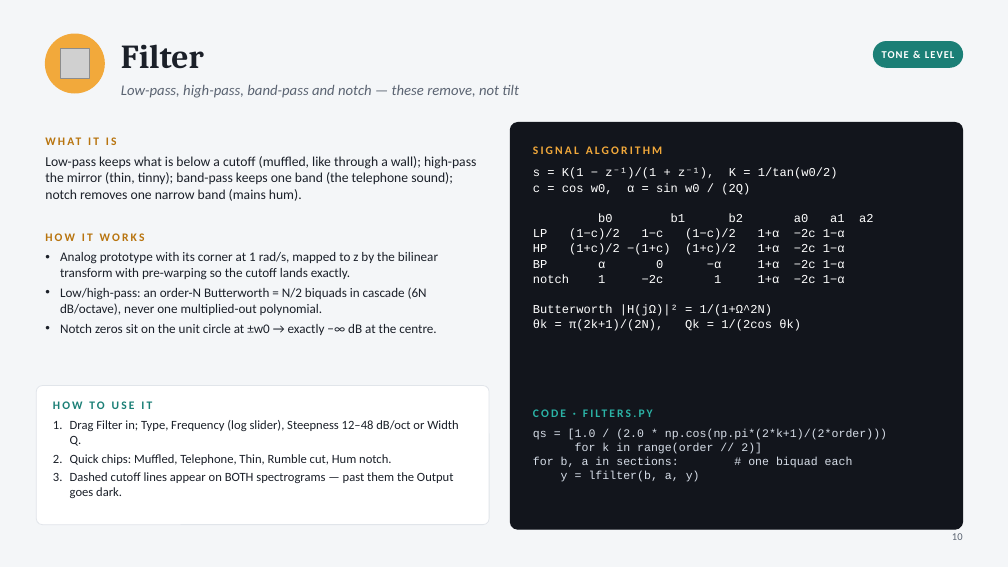
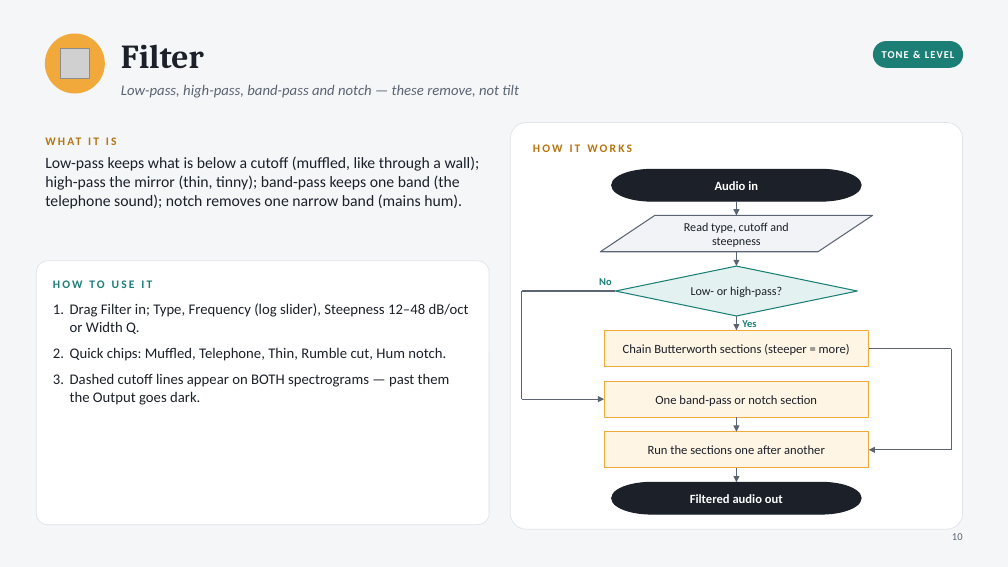
Before and after one commit to Nafis37/Audio_Chef, a slide deck: slide 10 of Audio_Chef.pptx. Drawn at 1008x567 pixels with LibreOffice and Linux fonts; fonts in the diff are those of the drawing; grey boxes stand for pictures. Boxes give left, top, right and bottom in pixels: in the first picture for what was removed or moved away, otherwise in the second. Text is boxed around its words. In the diff, an @@ line names an element or a change of style, - is before the commit and + after.

```diff
--- a/Audio_Chef.pptx
+++ b/Audio_Chef.pptx
@@ rounded rectangle at (x1=510, y1=123, x2=963, y2=529): fill #12151C to #FFFFFF; outline #12151C 1 pt to #E1E5EA 0.75 pt; proportions changed @@
@@ text "HOW IT WORKS" moved from (x1=45, y1=233, x2=145, y2=241) to (x1=533, y1=144, x2=632, y2=152) @@
@@ text removed at (x1=533, y1=146, x2=662, y2=154) @@
-SIGNAL ALGORITHM
@@ text "Low-pass keeps what is below ..." at (x1=45, y1=156, x2=480, y2=209): size 13 to 15 pt @@
@@ text removed at (x1=533, y1=168, x2=845, y2=331) @@
-s = K(1 − z⁻¹)/(1 + z⁻¹), K = 1/tan(w0/2)
-c = cos w0, α = sin w0 / (2Q)
-b0 b1 b2 a0 a1 a2
-LP (1−c)/2 1−c (1−c)/2 1+α −2c 1−α
-HP (1+c)/2 −(1+c) (1+c)/2 1+α −2c 1−α
-BP α 0 −α 1+α −2c 1−α
-notch 1 −2c 1 1+α −2c 1−α
-Butterworth |H(jΩ)|² = 1/(1+Ω^2N)
-θk = π(2k+1)/(2N), Qk = 1/(2cos θk)
@@ pill shape added at (x1=612, y1=169, x2=861, y2=201), fill #1B2029, outline #1B2029 1 pt, 12 pt, text #FFFFFF, bold @@
+Audio in
@@ arrow added from (737, 201) to (737, 216), #5B6472 1.25 pt @@
@@ flow chart input output added at (x1=600, y1=216, x2=873, y2=252), fill #F1F3F6, outline #5B6472 1 pt, 11.5 pt, text #1B2029 @@
+Read type, cutoff and steepness
@@ rounded rectangle resized from (x1=36, y1=386, x2=489, y2=525) to (x1=36, y1=261, x2=489, y2=525) @@
@@ text removed at (x1=60, y1=252, x2=438, y2=335) @@
-• Analog prototype with its corner at 1 rad/s, mapped to z by the bilinear transform with pre-warping so the cutoff lands exactly.
-• Low/high-pass: an order-N Butterworth = N/2 biquads in cascade (6N dB/octave), never one multiplied-out polynomial.
-• Notch zeros sit on the unit circle at ±w0 → exactly −∞ dB at the centre.
@@ diamond added at (x1=616, y1=266, x2=858, y2=316), fill #E3F2F0, outline #1B7F76 1 pt, 11.5 pt, text #1B2029 @@
+Low- or high-pass?
@@ arrow added from (737, 252) to (737, 266), #5B6472 1.25 pt @@
@@ text "HOW TO USE IT" moved from (x1=53, y1=401, x2=152, y2=409) to (x1=53, y1=280, x2=152, y2=288) @@
@@ line added from (616, 291) to (522, 291), #5B6472 1.25 pt @@
@@ line added from (522, 291) to (522, 399), #5B6472 1.25 pt @@
@@ text added at (x1=599, y1=278, x2=612, y2=285), 10 pt, text #1B7F76, bold @@
+No
@@ text "Drag Filter in; Type, Frequency ..." moved from (x1=70, y1=420, x2=458, y2=498) to (x1=70, y1=303, x2=469, y2=405) @@
@@ text "Drag Filter in; Type, Frequency ..." at (x1=70, y1=303, x2=469, y2=405): size 12 to 14 pt; more space between paragraphs @@
@@ arrow added from (737, 316) to (737, 330), #5B6472 1.25 pt @@
@@ text added at (x1=742, y1=320, x2=756, y2=327), 10 pt, text #1B7F76, bold @@
+Yes
@@ rectangle added at (x1=604, y1=330, x2=869, y2=367), fill #FFF5E4, outline #F2A93B 1 pt, 12 pt, text #1B2029 @@
+Chain Butterworth sections (steeper = more)
@@ line added from (869, 349) to (951, 349), #5B6472 1.25 pt @@
@@ line added from (951, 349) to (951, 450), #5B6472 1.25 pt @@
@@ rectangle added at (x1=604, y1=381, x2=869, y2=417), fill #FFF5E4, outline #F2A93B 1 pt, 12 pt, text #1B2029 @@
+One band-pass or notch section
@@ arrow added from (522, 399) to (604, 399), #5B6472 1.25 pt @@
@@ text removed at (x1=533, y1=402, x2=940, y2=423) @@
-CODE · FILTERS.PY
@@ arrow added from (737, 417) to (737, 432), #5B6472 1.25 pt @@
@@ text removed at (x1=533, y1=429, x2=887, y2=482) @@
-qs = [1.0 / (2.0 * np.cos(np.pi*(2*k+1)/(2*order)))
-for k in range(order // 2)]
-for b, a in sections: # one biquad each
-y = lfilter(b, a, y)
@@ rectangle added at (x1=604, y1=432, x2=869, y2=468), fill #FFF5E4, outline #F2A93B 1 pt, 12 pt, text #1B2029 @@
+Run the sections one after another
@@ arrow added from (737, 468) to (737, 482), #5B6472 1.25 pt @@
@@ arrow added from (951, 450) to (869, 450), #5B6472 1.25 pt @@
@@ pill shape added at (x1=612, y1=482, x2=861, y2=514), fill #1B2029, outline #1B2029 1 pt, 12 pt, text #FFFFFF, bold @@
+Filtered audio out
```
Also in this commit, not shown: 17 other slides changed, 3 other files.
